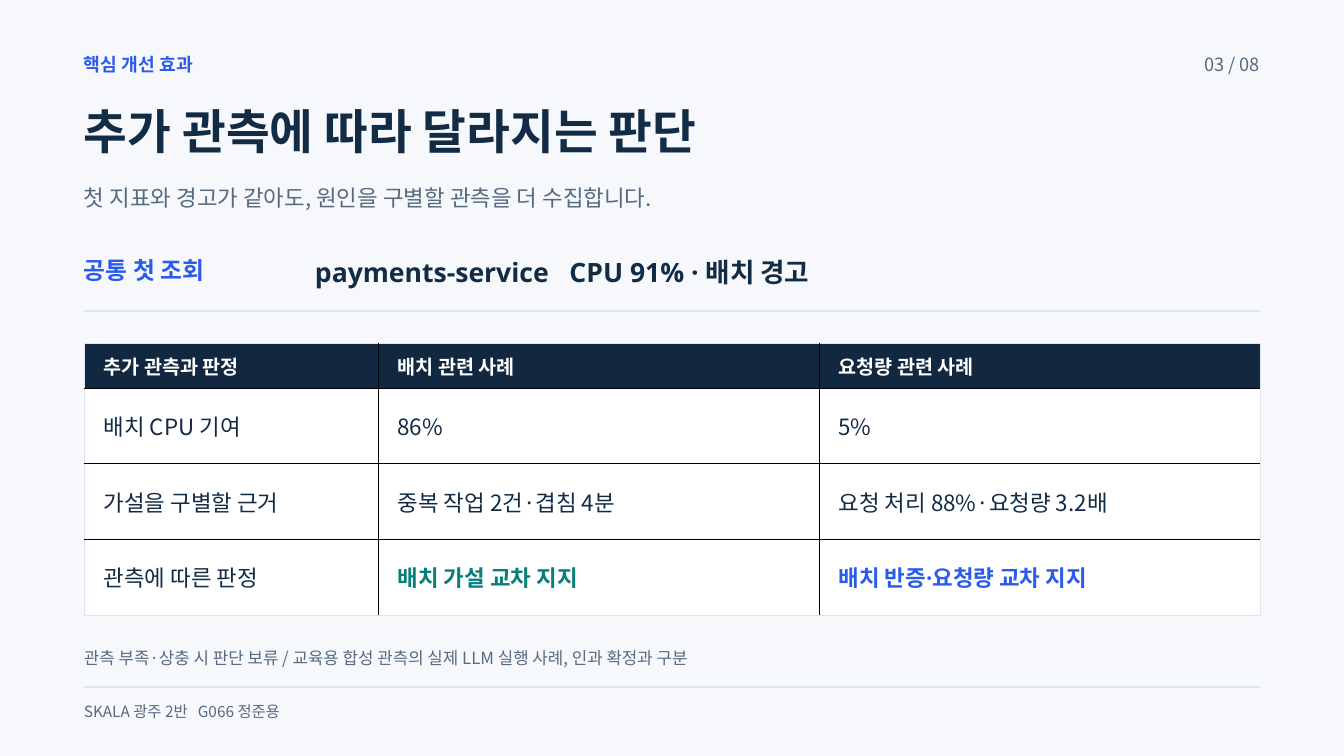
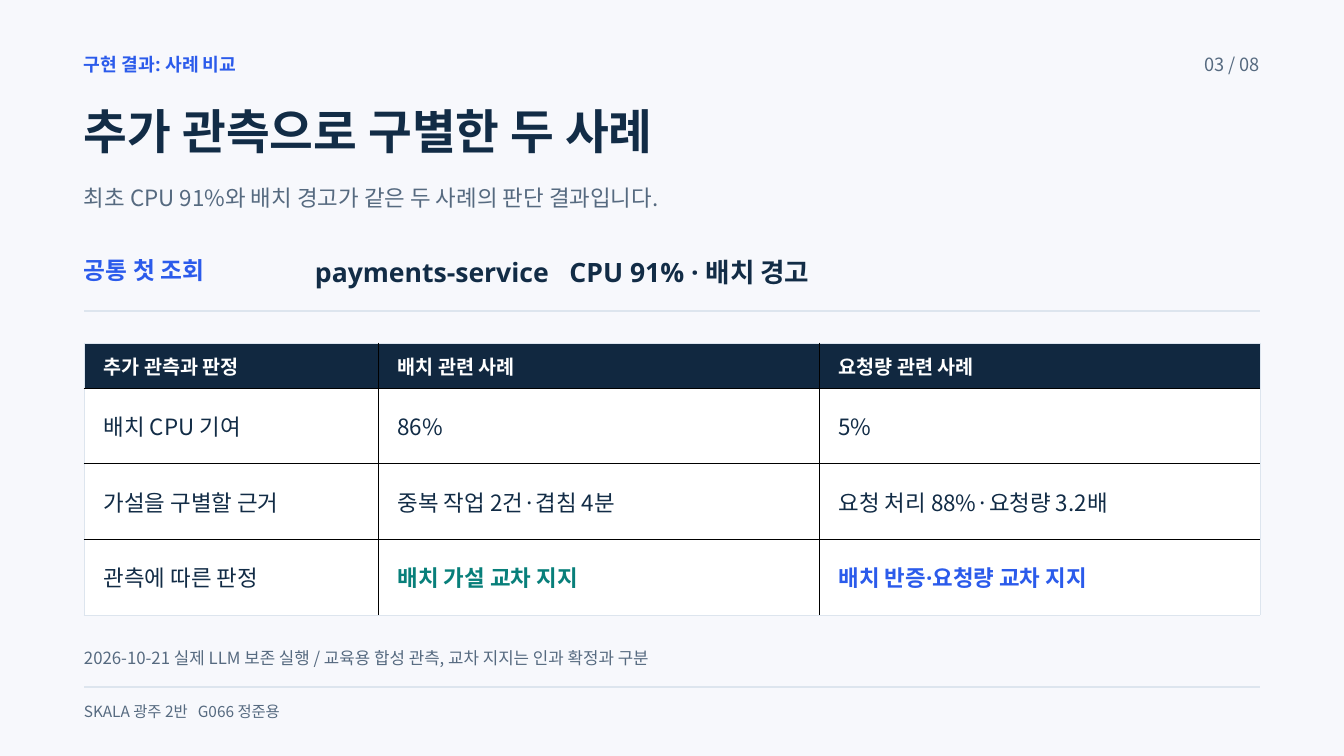
Before and after one commit to beshurl/skala-ai-mini-project, a slide deck: slide 3 of doc/presentation/운영진단_에이전트_5분발표.pptx. Drawn at 1344x756 pixels with LibreOffice and Linux fonts; fonts in the diff are those of the drawing. Boxes give left, top, right and bottom in pixels: in the first picture for what was removed or moved away, otherwise in the second. Text is boxed around its words. In the diff, an @@ line names an element or a change of style, - is before the commit and + after.

```diff
--- a/doc/presentation/운영진단_에이전트_5분발표.pptx
+++ b/doc/presentation/운영진단_에이전트_5분발표.pptx
@@ text at [84,55,237,73]: text changed @@
-핵심 개선 효과
+구현 결과: 사례 비교
@@ text at [84,109,653,154]: text changed @@
-추가 관측에 따라 달라지는 판단
+추가 관측으로 구별한 두 사례
@@ text at [84,187,658,208]: text changed @@
-첫 지표와 경고가 같아도, 원인을 구별할 관측을 더 수집합니다.
+최초 CPU 91%와 배치 경고가 같은 두 사례의 판단 결과입니다.
@@ text at [84,650,649,667]: text changed @@
-관측 부족·상충 시 판단 보류 / 교육용 합성 관측의 실제 LLM 실행 사례, 인과 확정과 구분
+2026-10-21 실제 LLM 보존 실행 / 교육용 합성 관측, 교차 지지는 인과 확정과 구분
```
Also in this commit, not shown: 2 other slides changed, 3 other files.
